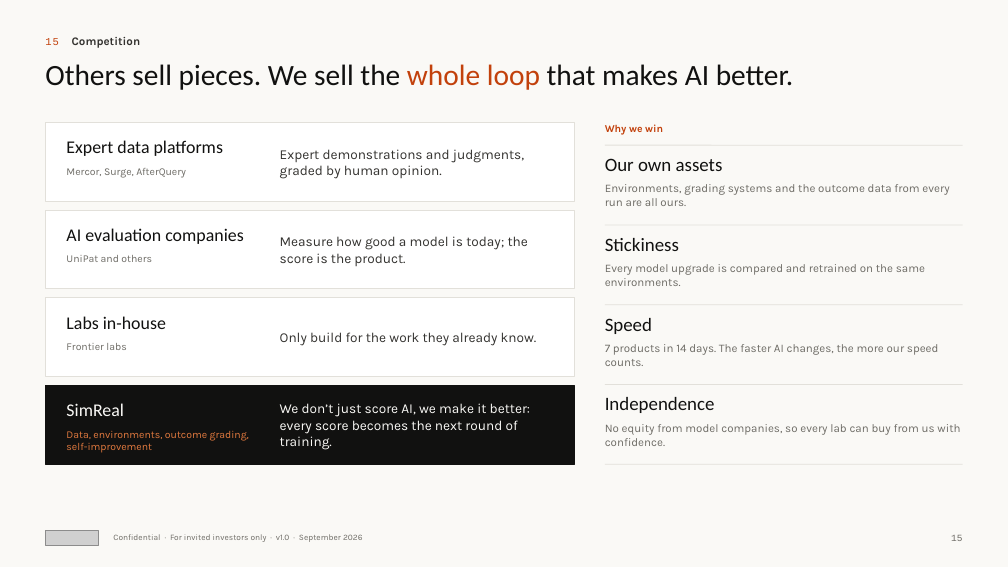
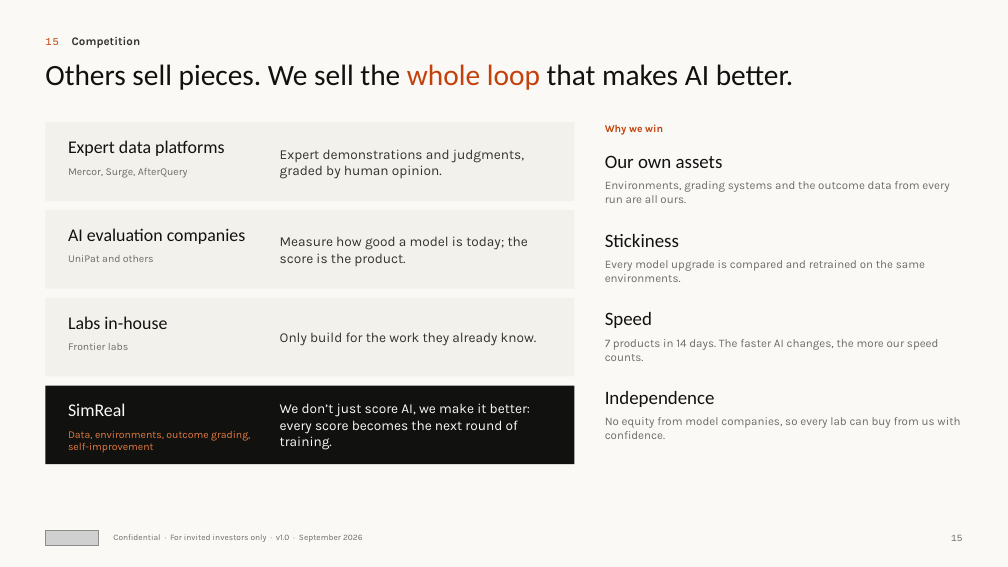
Before and after one commit to wangchen0802/Delta1, a slide deck: slide 15 of SimReal-Seed-Deck-EN.pptx. Drawn at 1008x567 pixels with LibreOffice and Linux fonts; fonts in the diff are those of the drawing; grey boxes stand for pictures. Boxes give left, top, right and bottom in pixels: in the first picture for what was removed or moved away, otherwise in the second. Text is boxed around its words. In the diff, an @@ line names an element or a change of style, - is before the commit and + after.

```diff
--- a/SimReal-Seed-Deck-EN.pptx
+++ b/SimReal-Seed-Deck-EN.pptx
@@ line removed from (605, 145) to (963, 145) @@
@@ fill #FFFFFF to #F2F1EC; outline #E2E0DA 0.75 pt to none in 3 elements at box(45, 123, 575, 201), box(45, 210, 575, 289), box(45, 298, 575, 377) @@
@@ line removed from (605, 305) to (963, 305) @@
@@ rectangle at box(45, 386, 575, 464): outline #111110 1 pt to none @@
@@ line removed from (605, 384) to (963, 384) @@
@@ 6 texts: place and size @@
-6 texts at box(605, 238, 960, 446)
+6 texts at box(605, 234, 960, 439)
@@ line removed from (605, 464) to (963, 464) @@
```
Also in this commit, not shown: 16 other slides changed, 4 other files.
